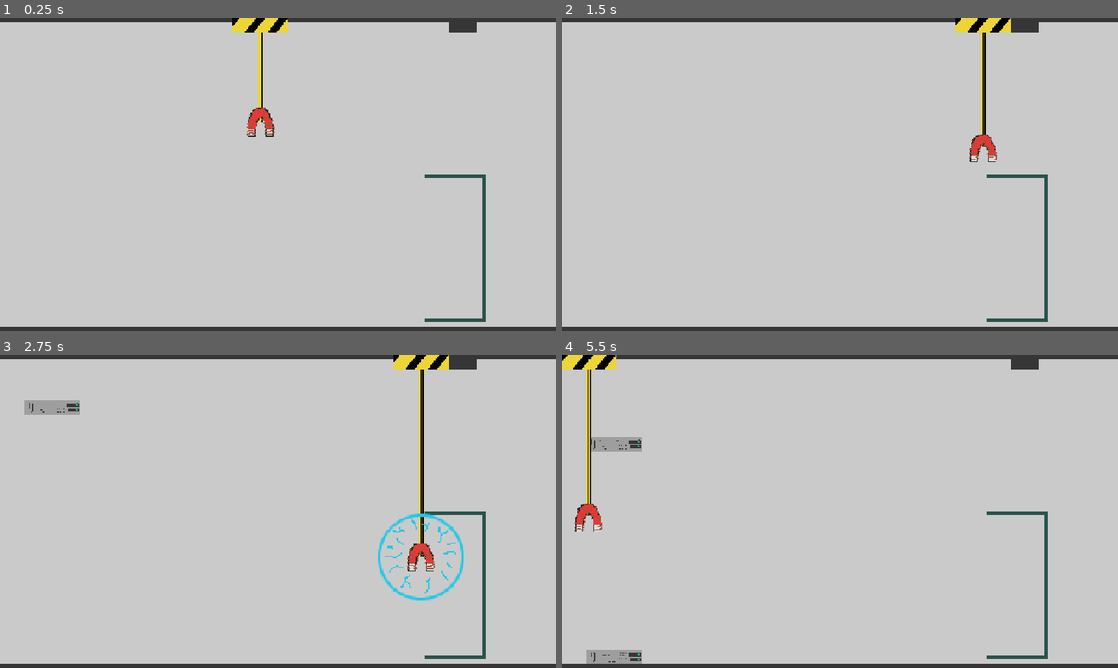
Above: before the commit, frames 1-4 (two rows, left to right).
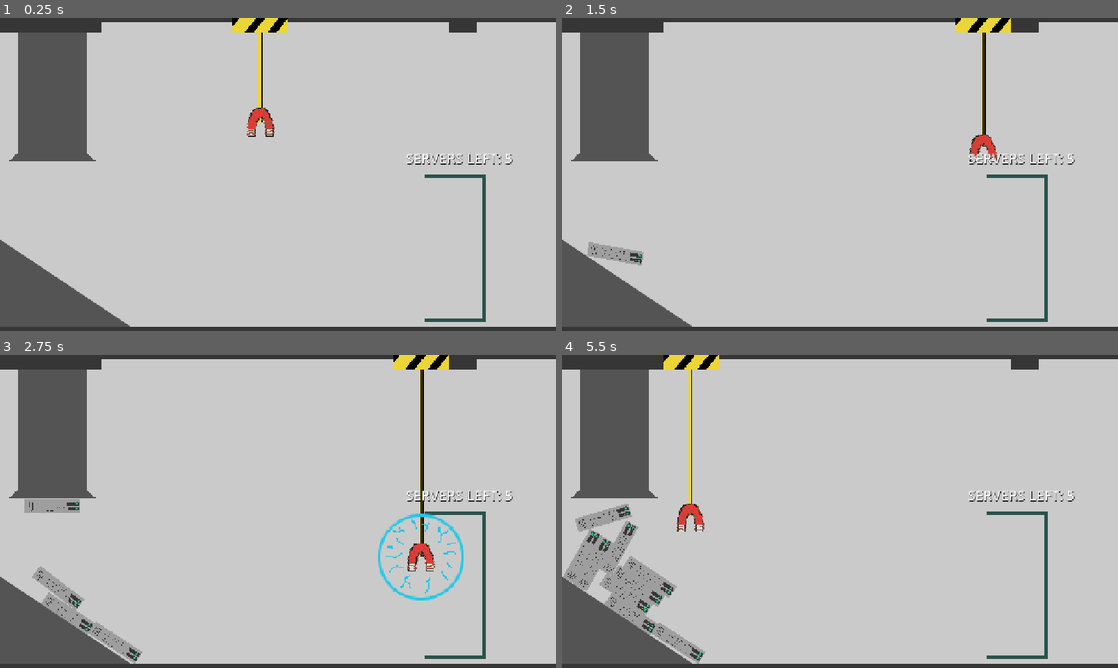
Above: after the commit, the same moments.

Repository: KeaganErasmus/Clod-Godo-Wild-Jam-99
Game: Godot game, scene res://Scenes/stacking/scenes/stacking.tscn
Two runs of this game, one before a commit and one after it. Both use one fixed random seed, a clock stepped at 60 frames per second and the inputs below. The project has no main scene, so this scene is started directly.
Inputs (mouse positions are in pixels of both pictures, inside the frame that each line leads up to):
- Up to frame 1 (0.25 s): no input
- Up to frame 2 (1.5 s): tap Enter at 0.5 s; move the mouse to (962, 158) at 0.52 s; hold D (move_right) 0.53-1.28 s; hold Space (magnetize) 0.53-1.28 s; move the mouse to (728, 190) at 1.27 s; hold S (move_down) from 1.28 s (still down); tap Space (magnetize) at 1.35 s
- Up to frame 3 (2.75 s): move the mouse to (333, 442) at 2.02 s; release S (move_down) at 2.03 s; hold D (move_right) from 2.03 s (still down); hold Space (magnetize) from 2.03 s (still down); tap 1 (num_1) at 2.1 s
- Up to frame 4 (5.5 s): move the mouse to (812, 574) at 2.77 s; release D (move_right) at 2.78 s; release Space (magnetize) at 2.78 s; hold W (move_up) 2.78-3.53 s; tap 2 (num_2) at 2.85 s; tap Space (magnetize) at 3.05, 4.55, 5.3 s; move the mouse to (1006, 558) at 3.52 s; hold Space (magnetize) 3.53-4.28 s; hold A (move_left) 3.53-5.03 s; tap 3 (num_3) at 3.6 s; move the mouse to (673, 464) at 4.27 s; tap 4 (num_4) at 4.35 s; move the mouse to (867, 511) at 5.02 s; hold S (move_down) from 5.03 s (still down); hold X from 5.03 s (still down)

The runs differ from the first frame. In frame 1, 9.3% of the frame differs, in the area x 0-93%, y 1-99%; in frame 2, 9.8%; in frame 3, 11%; in frame 4, 15%, in the area x 0-93%, y 0-99%.

Commit message:
feat(): added basic server stacking ui

Diff:
--- a/Scenes/stacking/scenes/claw.gd
+++ b/Scenes/stacking/scenes/claw.gd
@@ -7,7 +7,7 @@
 var locked_y
 
 @export var magnet_speed = 200
-var magnet_min_y = 0
+var magnet_min_y = 100
 var magnet_max_y = 680
 
 func _ready() -> void:
@@ -32,8 +32,8 @@
 
 	var y_input = Input.get_axis("move_up", "move_down")
 
-	# stop magnet from going too low, but allow it to go back up
-	if ($Chain/Magnet.position.y >= magnet_max_y and y_input > 0):
+	# stop magnet from going too low/high, but allow it to go the opposite way
+	if ($Chain/Magnet.position.y >= magnet_max_y and y_input > 0) or ($Chain/Magnet.position.y <= magnet_min_y and y_input < 0):
 		y_input = 0
 	$Chain/Magnet.position.y += magnet_speed * y_input * delta
 
--- a/Scenes/stacking/scenes/server.tscn
+++ b/Scenes/stacking/scenes/server.tscn
@@ -17,5 +17,4 @@
 texture = ExtResource("1_s71xp")
 
 [node name="CollisionShape2D" type="CollisionShape2D" parent="." unique_id=1392651208]
-visible = false
 shape = SubResource("RectangleShape2D_ke0wg")
--- a/Scenes/stacking/scenes/stack_rack.gd
+++ b/Scenes/stacking/scenes/stack_rack.gd
@@ -1,7 +1,17 @@
 extends Node2D
 
 @onready var area := $ServerArea
+var bodies
+var body_count: int
 
-func _process(delta: float) -> void:
-	var bodies = area.get_overlapping_bodies()
-	#print(bodies.size());
+signal servers_mounted(count)
+
+func _on_server_area_body_entered(body: Node2D) -> void:
+	bodies = area.get_overlapping_bodies()
+	body_count = bodies.size()
+	servers_mounted.emit(body_count)
+
+func _on_server_area_body_exited(body: Node2D) -> void:
+	bodies = area.get_overlapping_bodies()
+	body_count = bodies.size()
+	servers_mounted.emit(body_count)
--- a/Scenes/stacking/scenes/stack_rack.tscn
+++ b/Scenes/stacking/scenes/stack_rack.tscn
@@ -4,7 +4,7 @@
 [ext_resource type="Texture2D" uid="uid://bh4rhu76crqwj" path="res://Scenes/stacking/art/rack.png" id="2_ot050"]
 
 [sub_resource type="RectangleShape2D" id="RectangleShape2D_ke0wg"]
-size = Vector2(132, 324)
+size = Vector2(131, 322)
 
 [node name="StackRack" type="Node2D" unique_id=736920134]
 script = ExtResource("1_a5w2v")
@@ -19,7 +19,11 @@
 polygon = PackedVector2Array(-70, -170, -70, -162, 62, -162, 62, 162, -70, 162, -70, 170, 70, 170, 70, -170)
 
 [node name="ServerArea" type="Area2D" parent="." unique_id=301671908]
+collision_mask = 2
 
 [node name="CollisionShape2D" type="CollisionShape2D" parent="ServerArea" unique_id=724299410]
-position = Vector2(-4, 0)
+position = Vector2(-4.5, 0)
 shape = SubResource("RectangleShape2D_ke0wg")
+
+[connection signal="body_entered" from="ServerArea" to="." method="_on_server_area_body_entered"]
+[connection signal="body_exited" from="ServerArea" to="." method="_on_server_area_body_exited"]
--- a/Scenes/stacking/scenes/stacking.tscn
+++ b/Scenes/stacking/scenes/stacking.tscn
@@ -3,7 +3,13 @@
 [ext_resource type="Script" uid="uid://bcqinmk8k8vpo" path="res://Scenes/stacking/scripts/stacking.gd" id="1_460fq"]
 [ext_resource type="PackedScene" uid="uid://bjxecrkw61svq" path="res://Scenes/stacking/scenes/stack_rack.tscn" id="2_p4iy0"]
 [ext_resource type="Texture2D" uid="uid://305n546hbmv1" path="res://Scenes/stacking/art/bg.png" id="2_vkrw2"]
+[ext_resource type="Texture2D" uid="uid://c1t1rgyn3rncp" path="res://Scenes/stacking/art/server chute.png" id="4_b03tl"]
 [ext_resource type="PackedScene" uid="uid://bjhnkh8p5ckgb" path="res://Scenes/stacking/scenes/claw.tscn" id="4_i4x58"]
+[ext_resource type="Texture2D" uid="uid://14heco41f0wx" path="res://Scenes/stacking/art/ramp.png" id="6_wv320"]
+[ext_resource type="PackedScene" uid="uid://caueu5xqp6wmj" path="res://Scenes/stacking/scenes/stacking_ui.tscn" id="7_m5enb"]
+
+[sub_resource type="RectangleShape2D" id="RectangleShape2D_dr77u"]
+size = Vector2(6, 343)
 
 [sub_resource type="RectangleShape2D" id="RectangleShape2D_i4x58"]
 size = Vector2(1280, 100)
@@ -11,11 +17,20 @@
 [sub_resource type="RectangleShape2D" id="RectangleShape2D_ke0wg"]
 size = Vector2(20, 720)
 
+[sub_resource type="RectangleShape2D" id="RectangleShape2D_t5a04"]
+size = Vector2(20, 720)
+
+[sub_resource type="RectangleShape2D" id="RectangleShape2D_f3qch"]
+size = Vector2(64, 64)
+
 [sub_resource type="RectangleShape2D" id="RectangleShape2D_b03tl"]
-size = Vector2(64, 64)
+size = Vector2(234, 64)
 
 [sub_resource type="RectangleShape2D" id="RectangleShape2D_wv320"]
 size = Vector2(1280, 20)
+
+[sub_resource type="PhysicsMaterial" id="PhysicsMaterial_wv320"]
+friction = 0.51
 
 [sub_resource type="RectangleShape2D" id="RectangleShape2D_mduoy"]
 size = Vector2(1570, 20)
@@ -37,6 +52,21 @@
 
 [node name="ServerSpawnPoint" type="Marker2D" parent="Servers" unique_id=852108714]
 position = Vector2(120, 96)
+
+[node name="ServerChute" type="StaticBody2D" parent="." unique_id=1700500275]
+
+[node name="Sprite2D" type="Sprite2D" parent="ServerChute" unique_id=770233751]
+texture_filter = 1
+position = Vector2(120, 160)
+texture = ExtResource("4_b03tl")
+
+[node name="LeftChuteWall" type="CollisionShape2D" parent="ServerChute" unique_id=983731351]
+position = Vector2(43, 139.5)
+shape = SubResource("RectangleShape2D_dr77u")
+
+[node name="LeftChuteWall2" type="CollisionShape2D" parent="ServerChute" unique_id=1401886911]
+position = Vector2(197, 139.5)
+shape = SubResource("RectangleShape2D_dr77u")
 
 [node name="Floor" type="StaticBody2D" parent="." unique_id=277512907]
 position = Vector2(640, 720)
@@ -81,7 +111,7 @@
 
 [node name="LeftWall2" type="CollisionShape2D" parent="Floor" unique_id=739566698]
 position = Vector2(650, -365)
-shape = SubResource("RectangleShape2D_b03tl")
+shape = SubResource("RectangleShape2D_t5a04")
 
 [node name="ColorRect" type="ColorRect" parent="Floor/LeftWall2" unique_id=723455124]
 anchors_preset = 8
@@ -101,11 +131,11 @@
 [node name="ClawStoppers" type="StaticBody2D" parent="." unique_id=713535226]
 collision_mask = 7
 
-[node name="RighStopper" type="CollisionShape2D" parent="ClawStoppers" unique_id=337562790]
+[node name="RightStopper" type="CollisionShape2D" parent="ClawStoppers" unique_id=337562790]
 position = Vector2(1065, 0)
-shape = SubResource("RectangleShape2D_b03tl")
-
-[node name="ColorRect" type="ColorRect" parent="ClawStoppers/RighStopper" unique_id=2048508130]
+shape = SubResource("RectangleShape2D_f3qch")
+
+[node name="ColorRect" type="ColorRect" parent="ClawStoppers/RightStopper" unique_id=2048508130]
 anchors_preset = 8
 anchor_left = 0.5
 anchor_top = 0.5
@@ -120,6 +150,25 @@
 color = Color(0.21, 0.21, 0.21, 1)
 metadata/_edit_use_anchors_ = true
 
+[node name="LeftStopper" type="CollisionShape2D" parent="ClawStoppers" unique_id=599343129]
+position = Vector2(115, 0)
+shape = SubResource("RectangleShape2D_b03tl")
+
+[node name="ColorRect" type="ColorRect" parent="ClawStoppers/LeftStopper" unique_id=48940161]
+anchors_preset = 8
+anchor_left = 0.5
+anchor_top = 0.5
+anchor_right = 0.5
+anchor_bottom = 0.5
+offset_left = -117.0
+offset_top = -32.0
+offset_right = 117.0
+offset_bottom = 32.0
+grow_horizontal = 2
+grow_vertical = 2
+color = Color(0.21, 0.21, 0.21, 1)
+metadata/_edit_use_anchors_ = true
+
 [node name="Roof" type="StaticBody2D" parent="." unique_id=646693685]
 position = Vector2(640, 0)
 collision_layer = 4
@@ -142,6 +191,19 @@
 grow_vertical = 2
 color = Color(0.21, 0.21, 0.21, 1)
 
+[node name="Ramp" type="StaticBody2D" parent="." unique_id=677126467]
+physics_material_override = SubResource("PhysicsMaterial_wv320")
+
+[node name="Sprite2D" type="Sprite2D" parent="Ramp" unique_id=2053681821]
+position = Vector2(150, 610)
+scale = Vector2(1.5, 1)
+texture = ExtResource("6_wv320")
+
+[node name="CollisionPolygon2D" type="CollisionPolygon2D" parent="Ramp" unique_id=864345897]
+position = Vector2(-0.18749237, 0)
+scale = Vector2(1.5043972, 1)
+polygon = PackedVector2Array(0, 709, 199, 709, 0, 509)
+
 [node name="Claw" parent="." unique_id=1199262959 instance=ExtResource("4_i4x58")]
 position = Vector2(600, 0)
 lock_rotation = true
@@ -166,8 +228,11 @@
 shape = SubResource("RectangleShape2D_mduoy")
 
 [node name="Timer" type="Timer" parent="." unique_id=1222740851]
-wait_time = 2.5
+wait_time = 0.5
 autostart = true
 
+[node name="StackingUI" parent="." unique_id=1248863749 instance=ExtResource("7_m5enb")]
+
+[connection signal="servers_mounted" from="StackRack" to="." method="_on_stack_rack_servers_mounted"]
 [connection signal="body_entered" from="KillBox" to="." method="_on_kill_box_body_entered"]
 [connection signal="timeout" from="Timer" to="." method="_on_timer_timeout"]
--- /dev/null
+++ b/Scenes/stacking/scenes/stacking_ui.tscn
@@ -0,0 +1,19 @@
+[gd_scene format=3 uid="uid://caueu5xqp6wmj"]
+
+[node name="StackingUI" type="CanvasLayer" unique_id=90432386]
+
+[node name="MarginContainer" type="MarginContainer" parent="." unique_id=1289688954]
+anchors_preset = 1
+anchor_left = 1.0
+anchor_right = 1.0
+offset_left = -182.0
+offset_bottom = 45.0
+grow_horizontal = 0
+theme_override_constants/margin_top = 300
+theme_override_constants/margin_right = 100
+
+[node name="ServerCountLabel" type="Label" parent="MarginContainer" unique_id=1214487020]
+layout_mode = 2
+theme_override_colors/font_shadow_color = Color(0, 0, 0, 1)
+theme_override_font_sizes/font_size = 32
+text = "SERVERS LEFT: 0"
--- a/Scenes/stacking/scripts/stacking.gd
+++ b/Scenes/stacking/scripts/stacking.gd
@@ -2,9 +2,13 @@
 
 var server_scene = load("res://Scenes/stacking/scenes/server.tscn")
 
+var server_quota: int = 5
+@onready var server_count_label = $StackingUI/MarginContainer/ServerCountLabel
+var server_count_text = "SERVERS LEFT: "
+
 # Called when the node enters the scene tree for the first time.
 func _ready() -> void:
-	pass
+	_set_server_count(server_quota)
 
 # Called every frame. 'delta' is the elapsed time since the previous frame.
 func _process(delta: float) -> void:
@@ -16,3 +20,10 @@
 
 func _on_kill_box_body_entered(body: Node2D) -> void:
 	body.queue_free()
+
+
+func _on_stack_rack_servers_mounted(count: Variant) -> void:
+	_set_server_count(server_quota - count)
+
+func _set_server_count(count: int):
+	server_count_label.text = server_count_text + str(count)
--- a/project.godot
+++ b/project.godot
@@ -57,6 +57,12 @@
 , Object(InputEventKey,"resource_local_to_scene":false,"resource_name":"","device":-1,"window_id":0,"alt_pressed":false …(186 unchanged characters)…
 ]
 }
+magnetize={
+"deadzone": 0.2,
+"events": [Object(InputEventKey,"resource_local_to_scene":false,"resource_name":"","device":-1,"window_id":0,"alt_pressed":false,"shift_pressed":false,"ctrl_pressed":false,"meta_pressed":false,"pressed":false,"keycode":0,"physical_keycode":32,"key_label":0,"unicode":32,"location":0,"echo":false,"script":null)
+, Object(InputEventMouseButton,"resource_local_to_scene":false,"resource_name":"","device":-1,"window_id":0,"alt_pressed":false,"shift_pressed":false,"ctrl_pressed":false,"meta_pressed":false,"button_mask":0,"position":Vector2(0, 0),"global_position":Vector2(0, 0),"factor":1.0,"button_index":1,"canceled":false,"pressed":false,"double_click":false,"script":null)
+]
+}
 num_1={
 "deadzone": 0.2,
 "events": [Object(InputEventKey,"resource_local_to_scene":false,"resource_name":"","device":-1,"window_id":0,"alt_press …(191 unchanged characters)…
@@ -77,12 +83,6 @@
 "events": [Object(InputEventKey,"resource_local_to_scene":false,"resource_name":"","device":-1,"window_id":0,"alt_press …(191 unchanged characters)…
 ]
 }
-magnetize={
-"deadzone": 0.2,
-"events": [Object(InputEventKey,"resource_local_to_scene":false,"resource_name":"","device":-1,"window_id":0,"alt_pressed":false,"shift_pressed":false,"ctrl_pressed":false,"meta_pressed":false,"pressed":false,"keycode":0,"physical_keycode":32,"key_label":0,"unicode":32,"location":0,"echo":false,"script":null)
-, Object(InputEventMouseButton,"resource_local_to_scene":false,"resource_name":"","device":-1,"window_id":0,"alt_pressed":false,"shift_pressed":false,"ctrl_pressed":false,"meta_pressed":false,"button_mask":0,"position":Vector2(0, 0),"global_position":Vector2(0, 0),"factor":1.0,"button_index":1,"canceled":false,"pressed":false,"double_click":false,"script":null)
-]
-}
 
 [physics]
 
Binary file added: Scenes/stacking/art/ramp.png
Not shown, added: Scenes/stacking/art/ramp.png.import
Binary file added: Scenes/stacking/art/server chute.png
Not shown, added: Scenes/stacking/art/server chute.png.import
